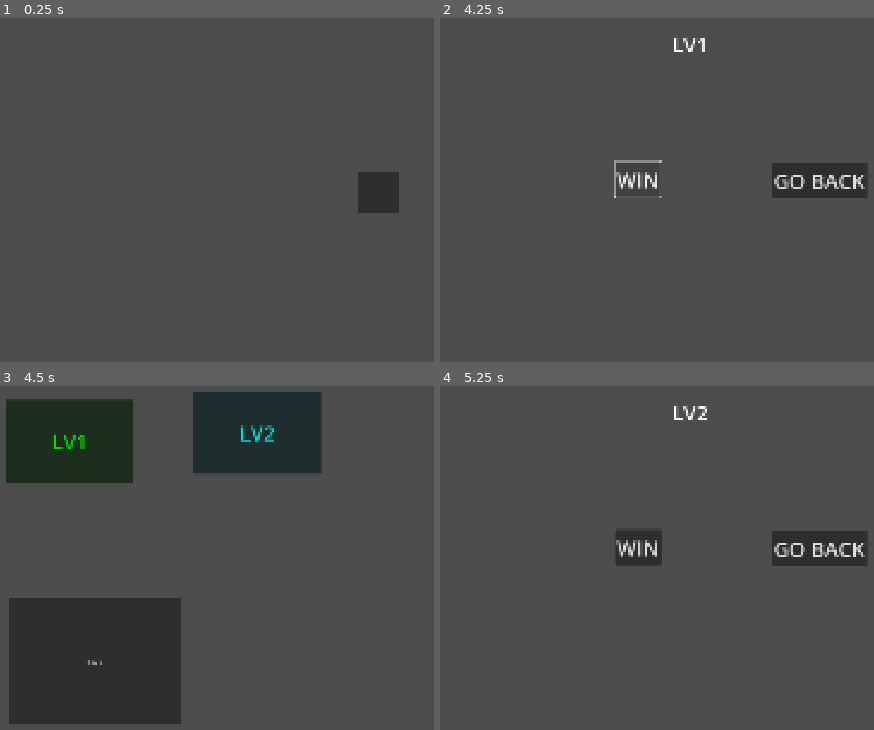
Above: before the commit, frames 1-4 (two rows, left to right).
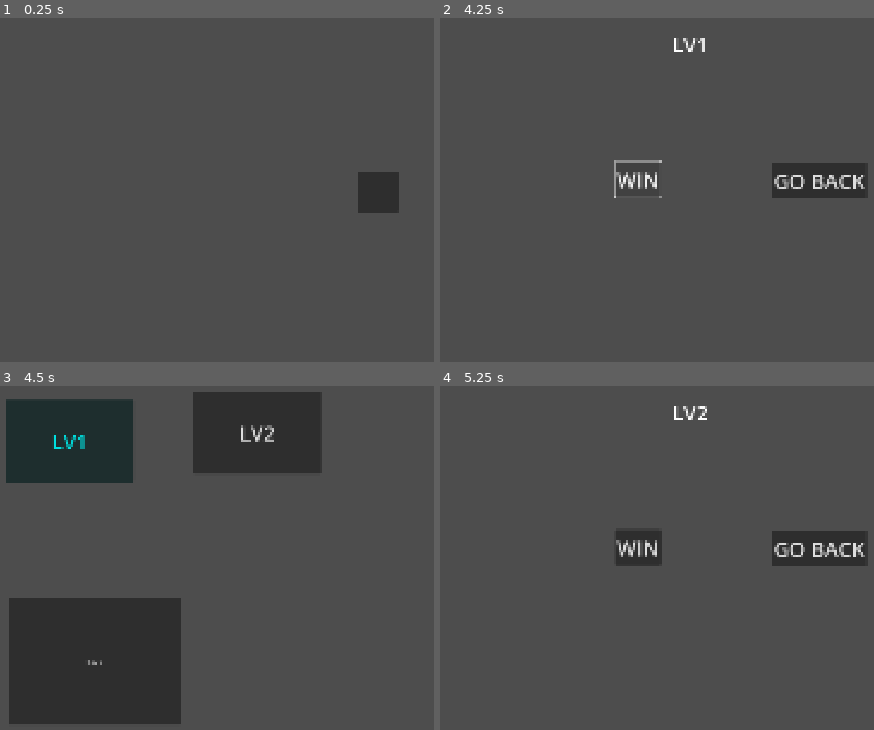
Above: after the commit, the same moments.

Repository: diablohumastudio/NvC-Data-Systems
Game: Godot game, scene res://main.tscn
The game is run twice, just before and just after one commit, with the same random seed, the same clock (stepped at 60 frames per second) and the same inputs.
Inputs (mouse positions are in pixels of both pictures, inside the frame that each line leads up to):
- Up to frame 1 (0.25 s): no input
- Up to frame 2 (4.25 s): click (817, 193) at 0.5 s; click "LV1" at 1.25 s; click "WIN" at 2 s; click "WIN" at 2.75 s; click "WIN" at 3.5 s
- Up to frame 3 (4.5 s): click "GO BACK" at 4.25 s
- Up to frame 4 (5.25 s): click "LV2" at 5 s

Frames 1-2 are identical in both runs. In frame 3, 0.4% of the frame differs, in the area x 11-64%, y 11-19%; in frame 4, nothing differs.
Error after the commit: Invalid call. Nonexistent function 'evaluate' in base 'Resource (CondLvCompl)'. (res://global_systems/action_condition_system/action_condition_system.gd:17)

Commit message:
action_condition_system singleton created

Diff:
--- /dev/null
+++ b/data/actions/model/action.gd
@@ -0,0 +1,19 @@
+class_name Action extends Resource
+
+enum TYPES {LV_COMPLTD}
+
+var type: TYPES
+var payload: Payload
+
+func _init(_type: TYPES, _payload: Payload) -> void:
+	type = _type
+	payload = _payload
+
+class Payload extends Resource:
+	pass
+
+class PayLvCompl extends Payload:
+	var level_id: Level.IDs
+
+	func _init(_level_id: Level.IDs) -> void:
+		level_id = _level_id
--- /dev/null
+++ b/global_systems/action_condition_system/action_condition_system.gd
@@ -0,0 +1,20 @@
+extends Node
+
+var conditions: Array[Condition] = _get_conditions_from_files()
+
+func _get_conditions_from_files() -> Array[Condition]:
+	var conds: Array[Condition]
+	var dir := DirAccess.open("res://data/conditions/data/")
+	assert(dir != null, "Could not open folder")
+	dir.list_dir_begin()
+	for file: String in dir.get_files():
+		var cond: Condition = load(dir.get_current_dir() + "/" + file)
+		conds.append(cond)
+	return conds
+
+func _evaluate_conditions(action: Action):
+	for cond in conditions:
+		cond.evaluate(action)
+
+func set_action(action: Action):
+	_evaluate_conditions(action)
--- a/project.godot
+++ b/project.godot
@@ -19,6 +19,7 @@
 
 UserDataSystem="*res://global_systems/user_data_system/user_data_system.gd"
 SceneManagerSystem="*res://global_systems/scene_manager_system/scene_manager_system.gd"
+ActionConditionSystem="*res://global_systems/action_condition_system/action_condition_system.gd"
 
 [display]
 
--- a/screens/game/game.gd
+++ b/screens/game/game.gd
@@ -7,7 +7,7 @@
 	%LevelNamePresenter.text = level.level_name
 
 func _on_win_btn_pressed() -> void:
-	level.ud_level.completed_condition.is_fullfilled = true
+	ActionConditionSystem.set_action(Action.new(Action.TYPES.LV_COMPLTD, Action.PayLvCompl.new(level.id)))
 
 func _on_go_back_btn_pressed() -> void:
 	get_tree().change_scene_to_file("res://screens/menu/menu.tscn")
Not shown, added: data/actions/model/action.gd.uid
Not shown, added: global_systems/action_condition_system/action_condition_system.gd.uid
